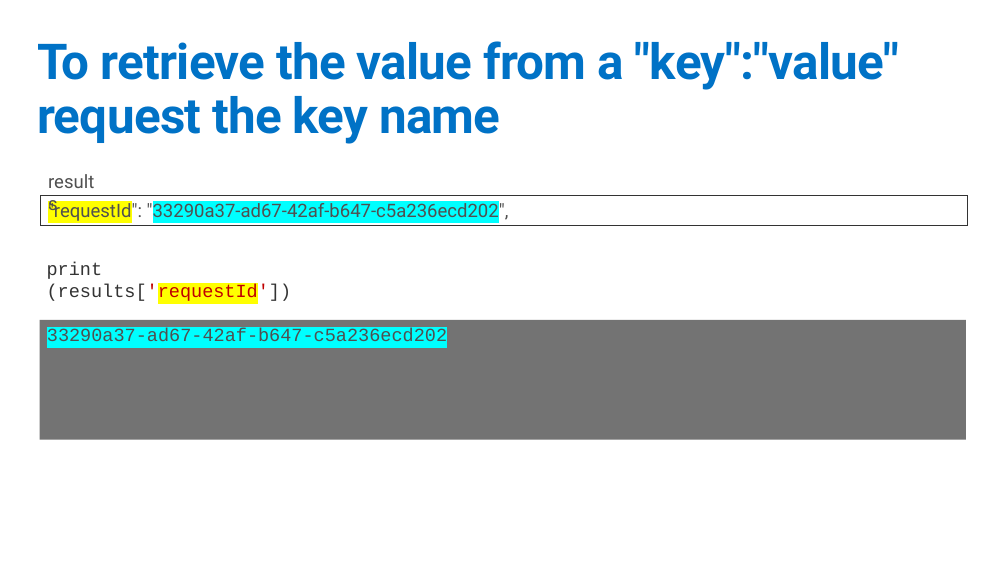
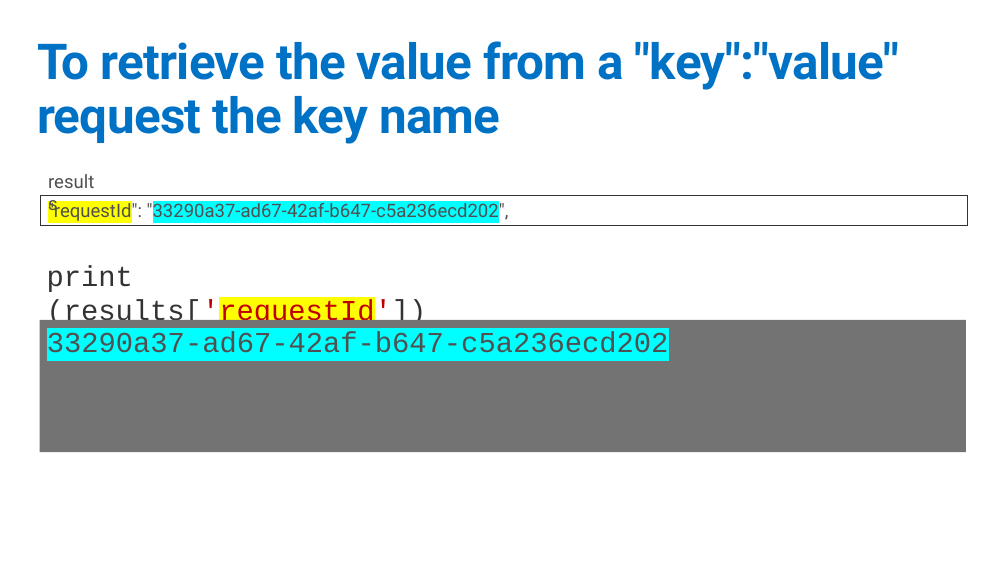
Before and after one commit to GeekTrainer/python-getting-started, a slide deck: slide 5 of Slides/17 - JSON.pptx. Drawn at 1008x567 pixels with LibreOffice and Linux fonts; fonts in the diff are those of the drawing. Boxes give left, top, right and bottom in pixels: in the first picture for what was removed or moved away, otherwise in the second. Text is boxed around its words. In the diff, an @@ line names an element or a change of style, - is before the commit and + after.

```diff
--- a/Slides/17 - JSON.pptx
+++ b/Slides/17 - JSON.pptx
@@ text "print (results['requestId'])" at bbox=[47, 265, 427, 329]: size 18 to 28 pt @@
@@ rectangle "33290a37-ad67-42af-b647-c5a236ecd202": place and size @@
-rectangle "33290a37-ad67-42af-b647-c5a236ecd202" at bbox=[39, 319, 966, 440]
+rectangle "33290a37-ad67-42af-b647-c5a236ecd202" at bbox=[39, 319, 966, 451]
@@ rectangle "33290a37-ad67-42af-b647-c5a236ecd202" at bbox=[39, 319, 966, 451]: size 18 to 28 pt @@
```
Also in this commit, not shown: 8 other slides changed, 2 slides added, 9 other files.
